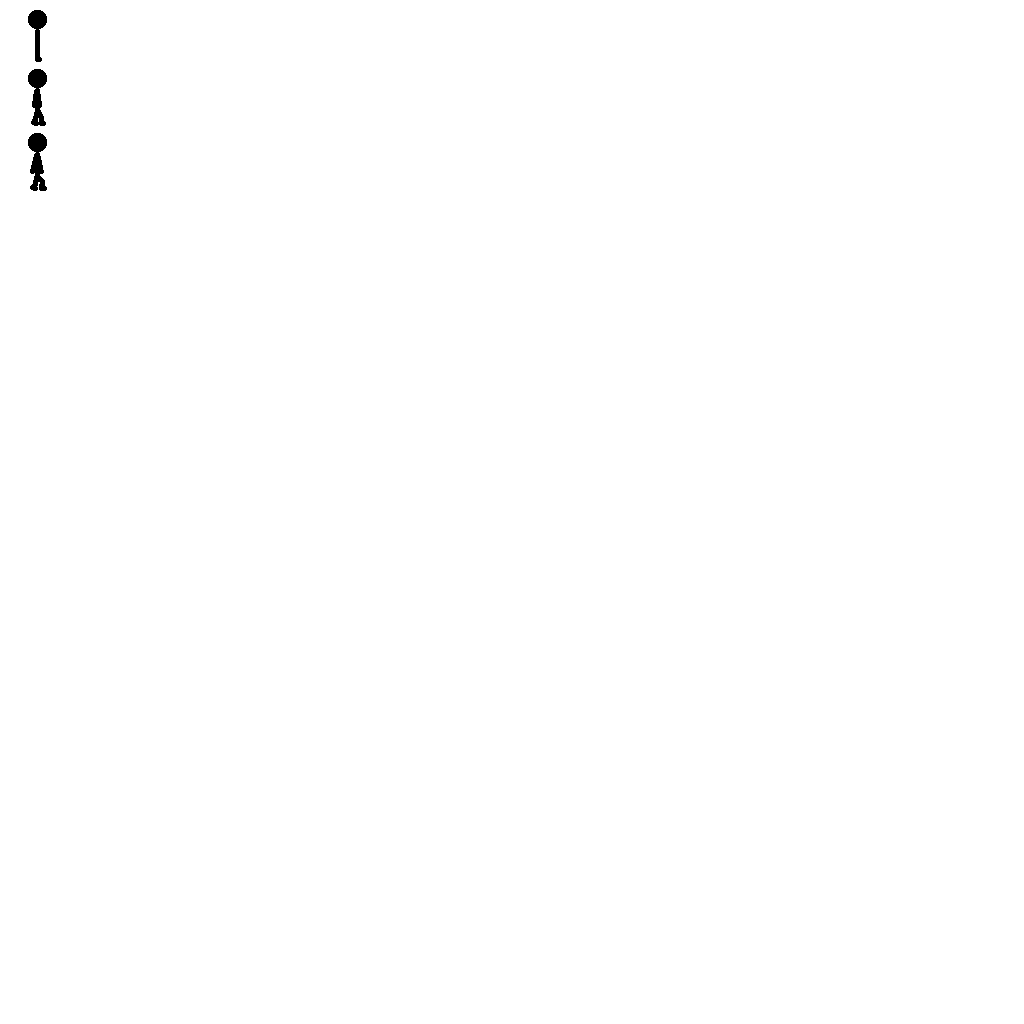
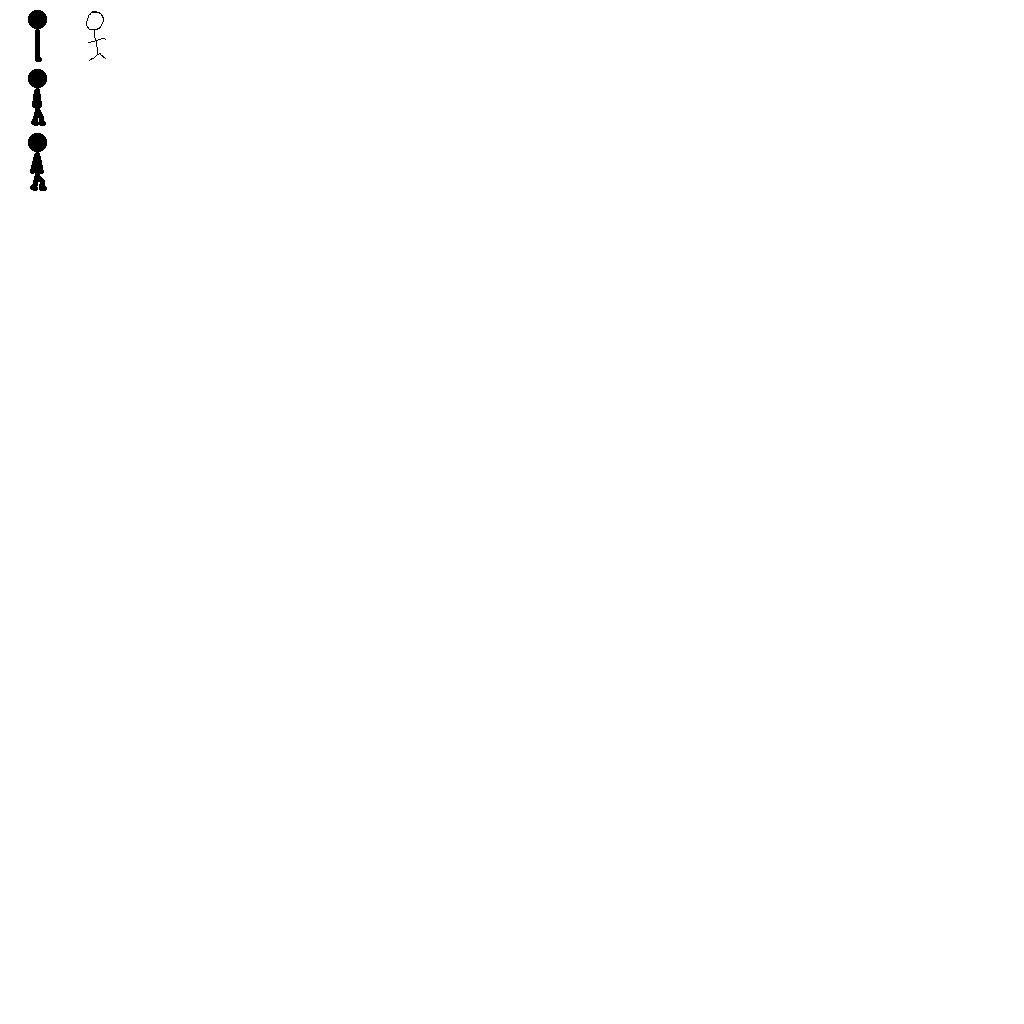
The second 1024×1024 image is a revision of the first. Changes to its layers:
added layer "Layer #1" above "Pasted Layer" over [86, 11, 106, 61]
